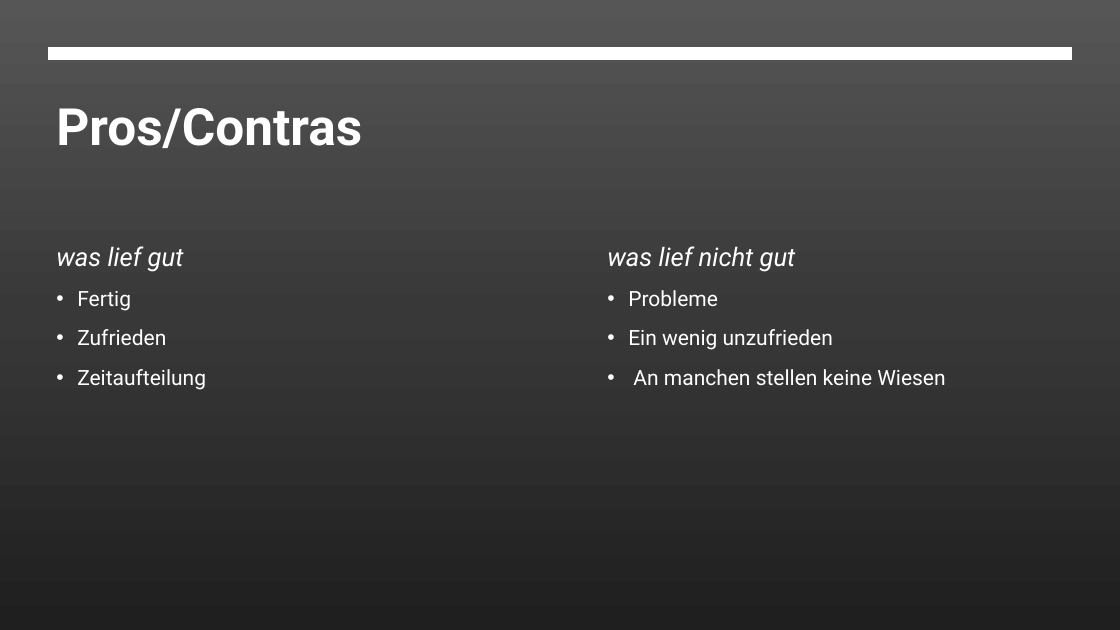
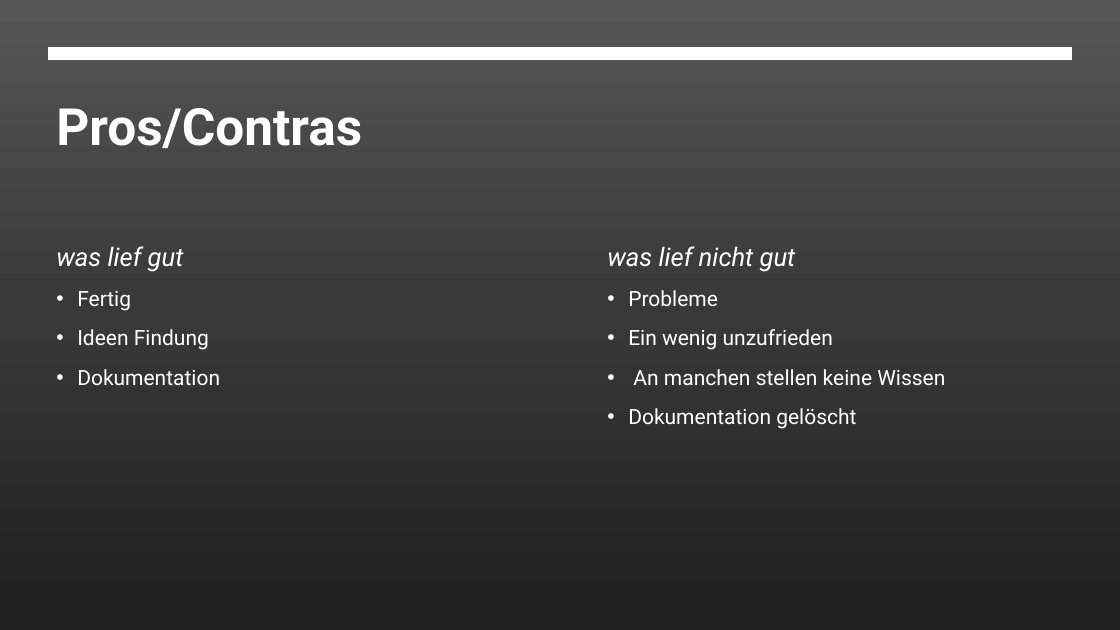
Before and after one commit to Anisa525/Abschlussprojekt_2026_API-1_durani_F1-App, a slide deck: slide 6 of Dokumente/Abschlussprojekt_2026_api-1_durani_f1-app.pptx. Drawn at 1120x630 pixels with LibreOffice and Linux fonts; fonts in the diff are those of the drawing. Boxes give left, top, right and bottom in pixels: in the first picture for what was removed or moved away, otherwise in the second. Text is boxed around its words. In the diff, an @@ line names an element or a change of style, - is before the commit and + after.

```diff
--- a/Dokumente/Abschlussprojekt_2026_api-1_durani_f1-app.pptx
+++ b/Dokumente/Abschlussprojekt_2026_api-1_durani_f1-app.pptx
@@ text at (77, 329, 220, 385): text changed @@
-• Zufrieden
-• Zeitaufteilung
+• Ideen Findung
+• Dokumentation
@@ text at (628, 369, 945, 429): text changed @@
-• An manchen stellen keine Wiesen
+• An manchen stellen keine Wissen
+• Dokumentation gelöscht
```
Also in this commit, not shown: 5 other slides changed, 39 other files.
